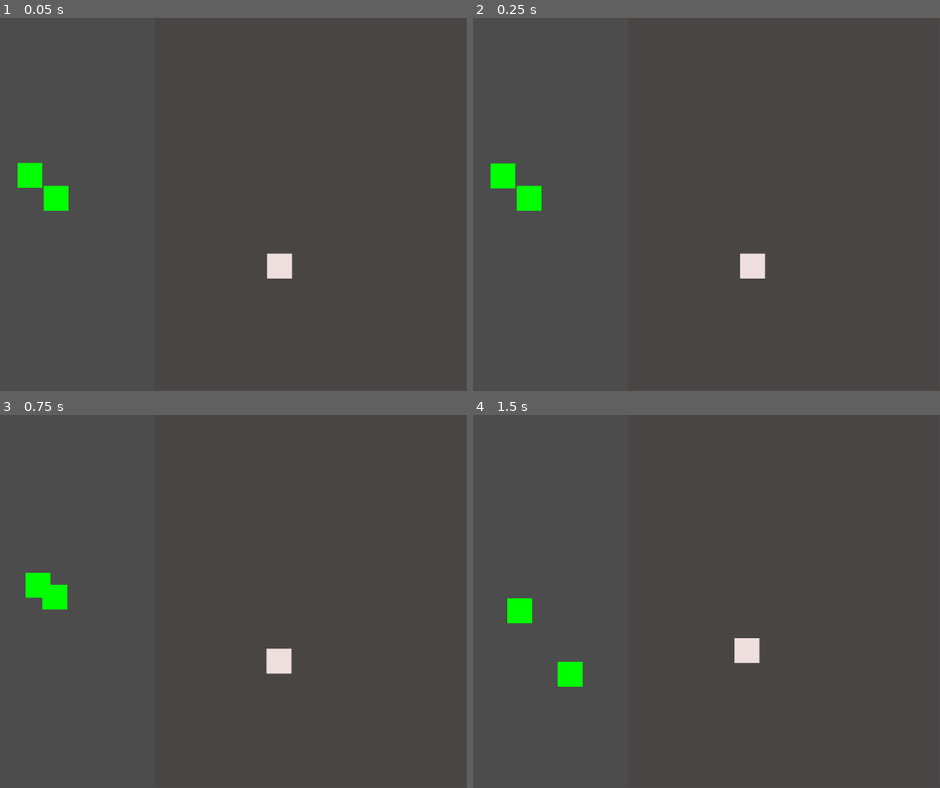
Above: before the commit, frames 1-4 (two rows, left to right).
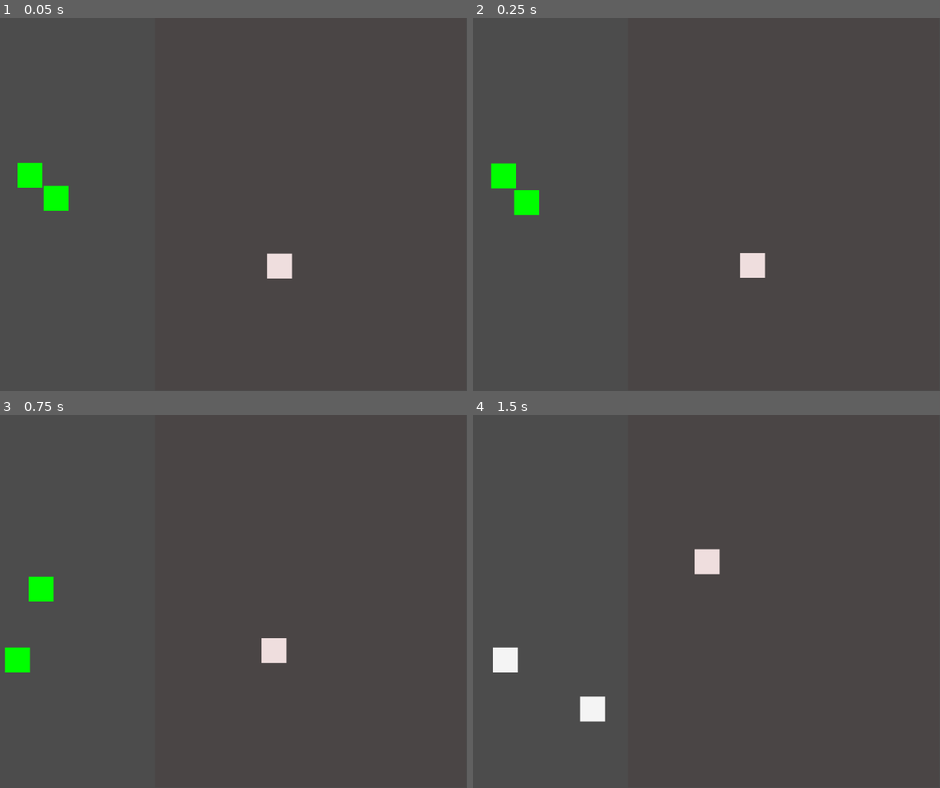
Above: after the commit, the same moments.

Repository: hilfazer/godot-projects
Game: Godot game, scene res://main.tscn
Two runs of this game, one before a commit and one after it. Both use one fixed random seed, a clock stepped at 60 frames per second and the inputs below.
Inputs:
- Up to frame 1 (0.05 s): no input
- Up to frame 2 (0.25 s): no input
- Up to frame 3 (0.75 s): no input
- Up to frame 4 (1.5 s): no input

Frame 1 is identical in both runs. In frame 2, 0.3% of the frame differs, in the area x 3-63%, y 38-70%; in frame 3, 1.2%; in frame 4, 2.2%, in the area x 4-62%, y 35-83%.

Commit message:
_calculate_transition_time(target: Position2D)

Diff:
--- a/godot3/Worlds/main.tscn
+++ b/godot3/Worlds/main.tscn
@@ -20,6 +20,7 @@
 render_target_update_mode = 3
 
 [node name="MovingArea" parent="ViewportContainer/Viewport" instance=ExtResource( 2 )]
+speed = 200.0
 
 [node name="Area2D" parent="ViewportContainer/Viewport/MovingArea" index="0"]
 position = Vector2( 200, 400 )
--- a/godot3/Worlds/moving_area.gd
+++ b/godot3/Worlds/moving_area.gd
@@ -12,17 +12,17 @@
 	_move_area(_target1)
 
 
-func _on_target_reached(_obj, _key):
+func _on_target_reached(_obj: Area2D, _key):
 	var target = _target2 if _obj.position == _target1.position else _target1
 	_move_area(target)
 
 
-func _calculate_transition_time() -> float:
-	return _target1.position.distance_to(_target2.position) / speed
+func _calculate_transition_time(target: Position2D) -> float:
+	return _area.position.distance_to(target.position) / speed
 
 
 func _move_area(target: Position2D):
-	var time: float = _calculate_transition_time()
+	var time: float = _calculate_transition_time(target)
 	$'Tween'.interpolate_property(_area, 'position', \
 			_area.global_position, target.global_position, time, \
 			Tween.TRANS_CUBIC, Tween.EASE_IN )
